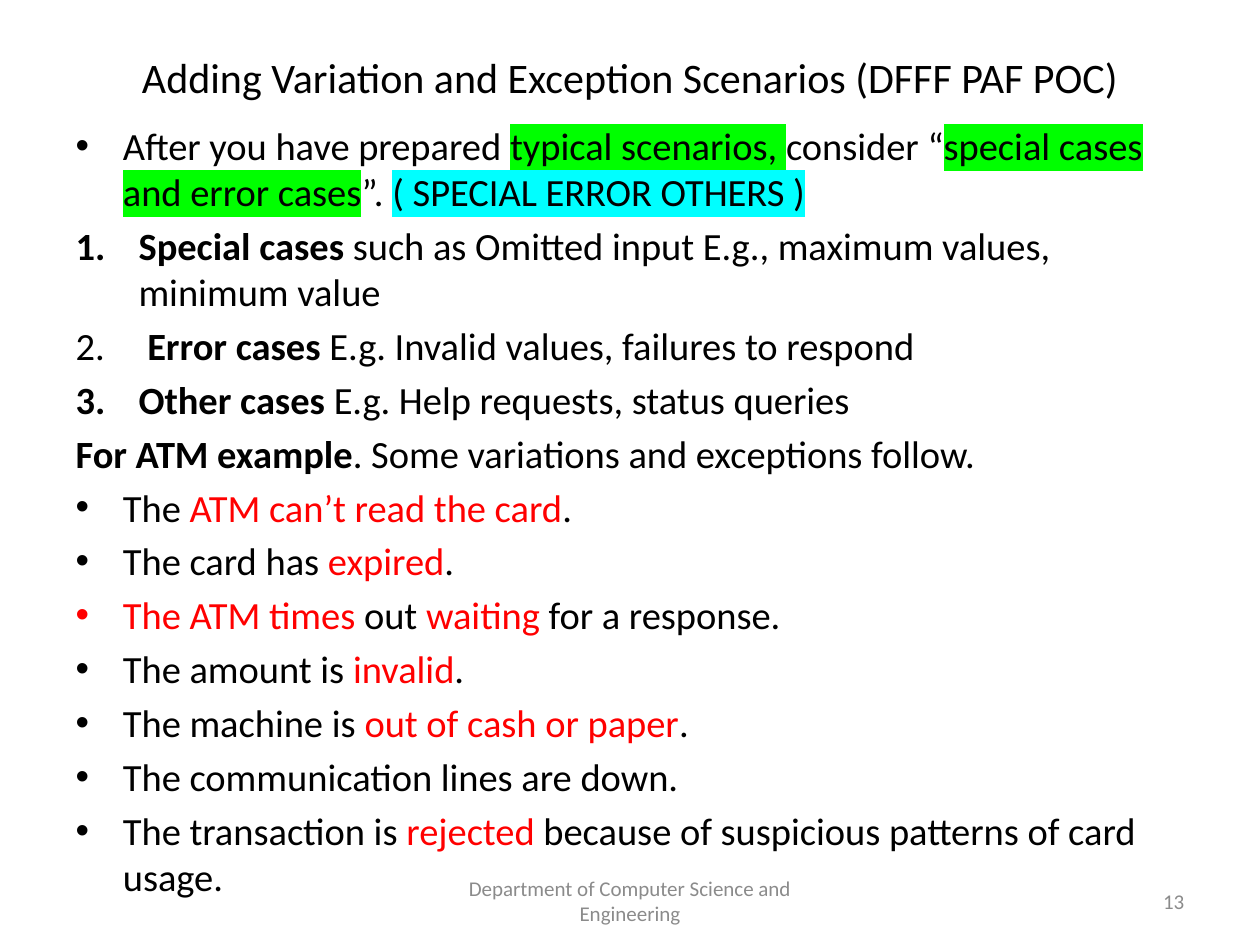
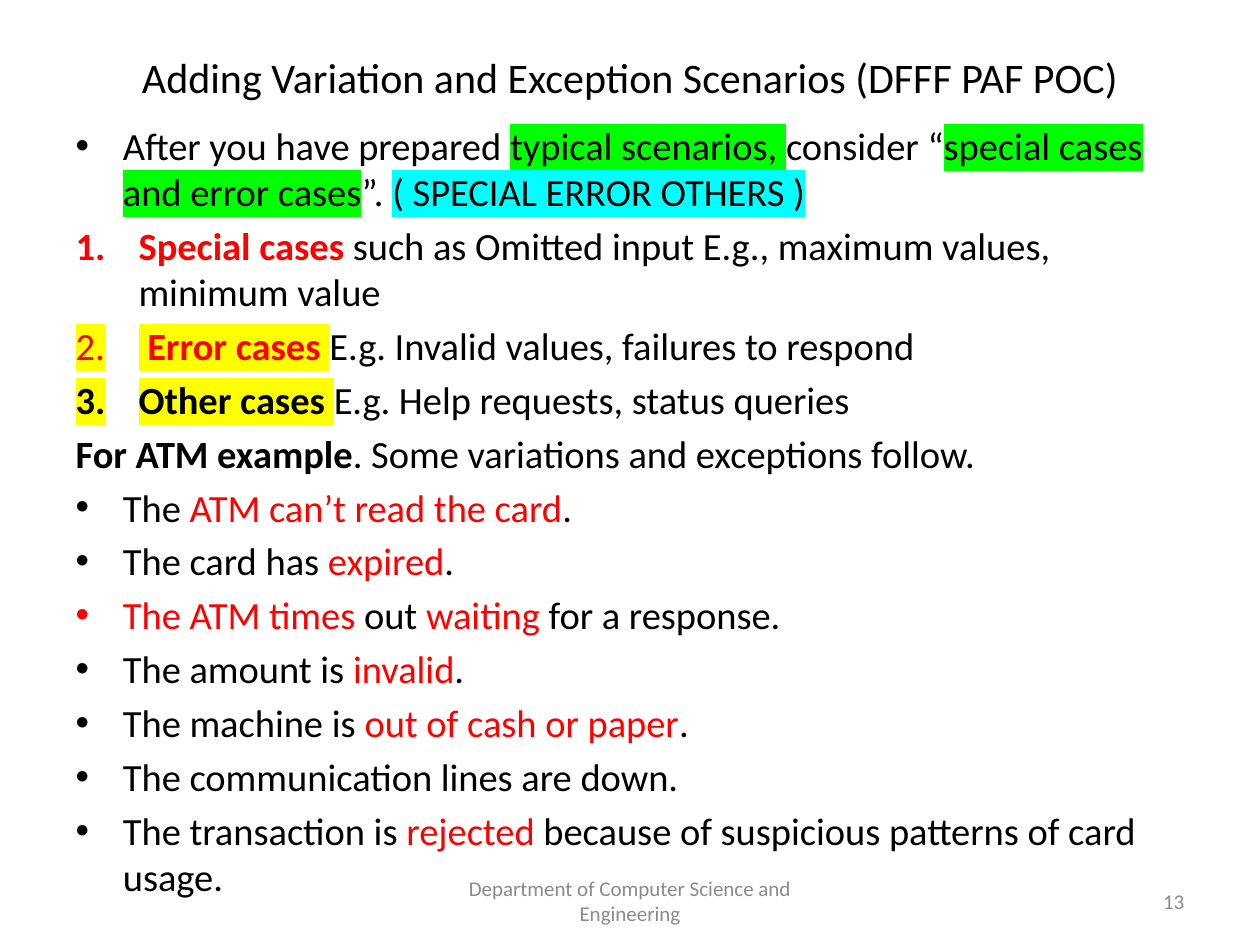
Before and after one commit to spiman9/BE-CSE, a slide deck: slide 13 of SEM-5/OOMD/Unit 5/Unit5_Application Analysis.pptx. Drawn at 1260x945 pixels with LibreOffice and Linux fonts; fonts in the diff are those of the drawing. Boxes give left, top, right and bottom in pixels: in the first picture for what was removed or moved away, otherwise in the second. Text is boxed around its words. In the diff, an @@ line names an element or a change of style, - is before the commit and + after.

```diff
--- a/SEM-5/OOMD/Unit 5/Unit5_Application Analysis.pptx
+++ b/SEM-5/OOMD/Unit 5/Unit5_Application Analysis.pptx
@@ text at (139,233,1050,421): text colour #000000 to #FF0000 in "Special cases", "Error cases"; highlight none to #FFFF00 in "Error cases", "Other cases" @@
```
Also in this commit, not shown: 2 other slides changed, 7 other files.
